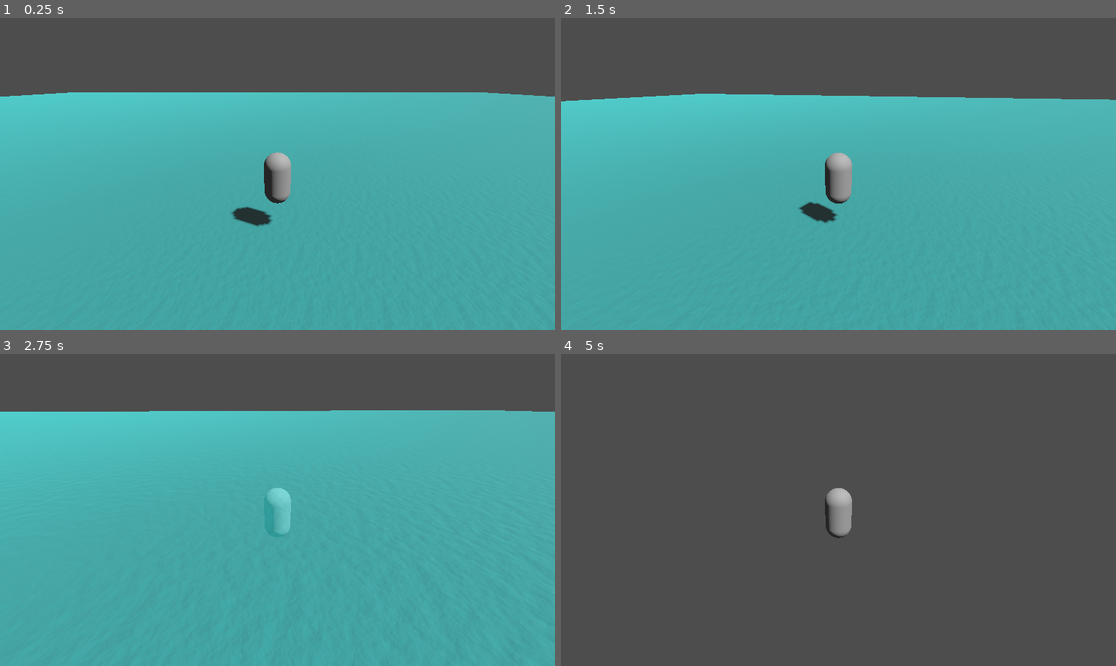
Above: before the commit, frames 1-4 (two rows, left to right).
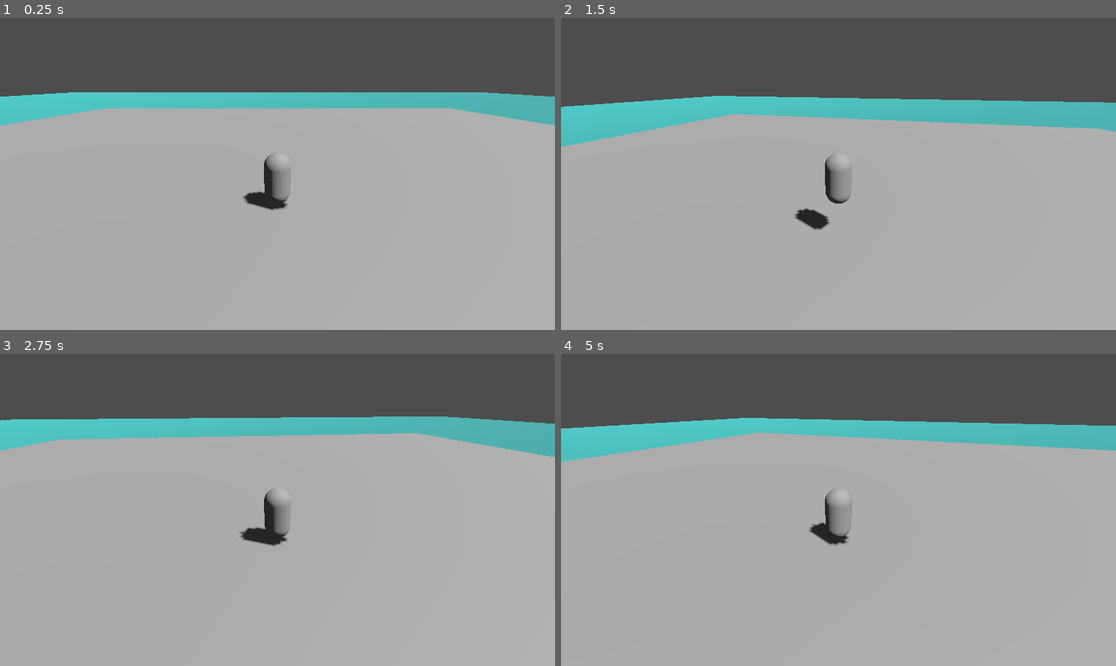
Above: after the commit, the same moments.

Repository: feb14withy/Magical-Beach-Girl-ARPG
Game: Godot game, scene res://Scenes/main_level.tscn
Two runs of this game, one before a commit and one after it. Both use one fixed random seed, a clock stepped at 60 frames per second and the inputs below.
Inputs (mouse positions are in pixels of both pictures, inside the frame that each line leads up to):
- Up to frame 1 (0.25 s): no input
- Up to frame 2 (1.5 s): tap Enter (ui_accept) at 0.5, 0.6 s; move the mouse to (866, 174) at 0.52 s; hold Up (ui_up) from 0.53 s (still down); tap Space (jump, bound only after the commit) at 0.77, 0.8, 1.07, 1.35 s; move the mouse to (810, 174) at 1.27 s
- Up to frame 3 (2.75 s): keep holding Up (ui_up); tap Space (jump, bound only after the commit) at 1.52, 1.82, 2.3 s; tap Enter (ui_accept) at 1.55, 2.1 s; move the mouse to (288, 503) at 2.02 s
- Up to frame 4 (5 s): keep holding Up (ui_up); move the mouse to (832, 516) at 2.77 s; tap Enter (ui_accept) at 2.85, 4.35 s; tap Space (jump, bound only after the commit) at 3.02, 3.32, 3.6, 3.77, 4.07, 4.52, 4.82 s; move the mouse to (877, 513) at 3.52 s; move the mouse to (794, 506) at 4.27 s

The runs differ from the first frame. In frame 1, 69% of the frame differs, in the area x 0-100%, y 28-100%; in frame 2, 66%; in frame 3, 75%; in frame 4, 77%, in the area x 0-100%, y 20-100%.

Commit message:
added movement

Diff:
--- a/Props/Player/player.gd
+++ b/Props/Player/player.gd
@@ -14,12 +14,12 @@
 		velocity.y -= gravity * delta
 
 	# Handle jump.
-	if Input.is_action_just_pressed("ui_accept") and is_on_floor():
+	if Input.is_action_just_pressed("jump") and is_on_floor():
 		velocity.y = JUMP_VELOCITY
 
 	# Get the input direction and handle the movement/deceleration.
 	# As good practice, you should replace UI actions with custom gameplay actions.
-	var input_dir = Input.get_vector("ui_left", "ui_right", "ui_up", "ui_down")
+	var input_dir = Input.get_vector("move_left", "move_right", "move_forward", "move_back")
 	var direction = (transform.basis * Vector3(input_dir.x, 0, input_dir.y)).normalized()
 	if direction:
 		velocity.x = direction.x * SPEED
--- a/Scenes/main_level.tscn
+++ b/Scenes/main_level.tscn
@@ -124,7 +124,10 @@
 [sub_resource type="PhysicsMaterial" id="PhysicsMaterial_pyacf"]
 
 [sub_resource type="BoxShape3D" id="BoxShape3D_fmc51"]
-size = Vector3(10, 1, 10)
+size = Vector3(30, 1, 30)
+
+[sub_resource type="BoxMesh" id="BoxMesh_5urxa"]
+size = Vector3(30, 1, 30)
 
 [node name="Main Level" type="Node3D"]
 
@@ -148,3 +151,6 @@
 
 [node name="CollisionShape3D" type="CollisionShape3D" parent="StaticBody3D"]
 shape = SubResource("BoxShape3D_fmc51")
+
+[node name="MeshInstance3D" type="MeshInstance3D" parent="StaticBody3D"]
+mesh = SubResource("BoxMesh_5urxa")
--- a/project.godot
+++ b/project.godot
@@ -15,6 +15,34 @@
 config/features=PackedStringArray("4.2", "GL Compatibility")
 config/icon="res://icon.svg"
 
+[input]
+
+move_left={
+"deadzone": 0.5,
+"events": [Object(InputEventKey,"resource_local_to_scene":false,"resource_name":"","device":-1,"window_id":0,"alt_pressed":false,"shift_pressed":false,"ctrl_pressed":false,"meta_pressed":false,"pressed":false,"keycode":0,"physical_keycode":65,"key_label":0,"unicode":97,"echo":false,"script":null)
+]
+}
+move_right={
+"deadzone": 0.5,
+"events": [Object(InputEventKey,"resource_local_to_scene":false,"resource_name":"","device":-1,"window_id":0,"alt_pressed":false,"shift_pressed":false,"ctrl_pressed":false,"meta_pressed":false,"pressed":false,"keycode":0,"physical_keycode":68,"key_label":0,"unicode":100,"echo":false,"script":null)
+]
+}
+move_forward={
+"deadzone": 0.5,
+"events": [Object(InputEventKey,"resource_local_to_scene":false,"resource_name":"","device":-1,"window_id":0,"alt_pressed":false,"shift_pressed":false,"ctrl_pressed":false,"meta_pressed":false,"pressed":false,"keycode":0,"physical_keycode":87,"key_label":0,"unicode":119,"echo":false,"script":null)
+]
+}
+move_back={
+"deadzone": 0.5,
+"events": [Object(InputEventKey,"resource_local_to_scene":false,"resource_name":"","device":-1,"window_id":0,"alt_pressed":false,"shift_pressed":false,"ctrl_pressed":false,"meta_pressed":false,"pressed":false,"keycode":0,"physical_keycode":83,"key_label":0,"unicode":115,"echo":false,"script":null)
+]
+}
+jump={
+"deadzone": 0.5,
+"events": [Object(InputEventKey,"resource_local_to_scene":false,"resource_name":"","device":-1,"window_id":0,"alt_pressed":false,"shift_pressed":false,"ctrl_pressed":false,"meta_pressed":false,"pressed":false,"keycode":0,"physical_keycode":32,"key_label":0,"unicode":32,"echo":false,"script":null)
+]
+}
+
 [rendering]
 
 renderer/rendering_method="gl_compatibility"
Not shown: 1 places in Scenes/main_level.tscn that only renumber resources
